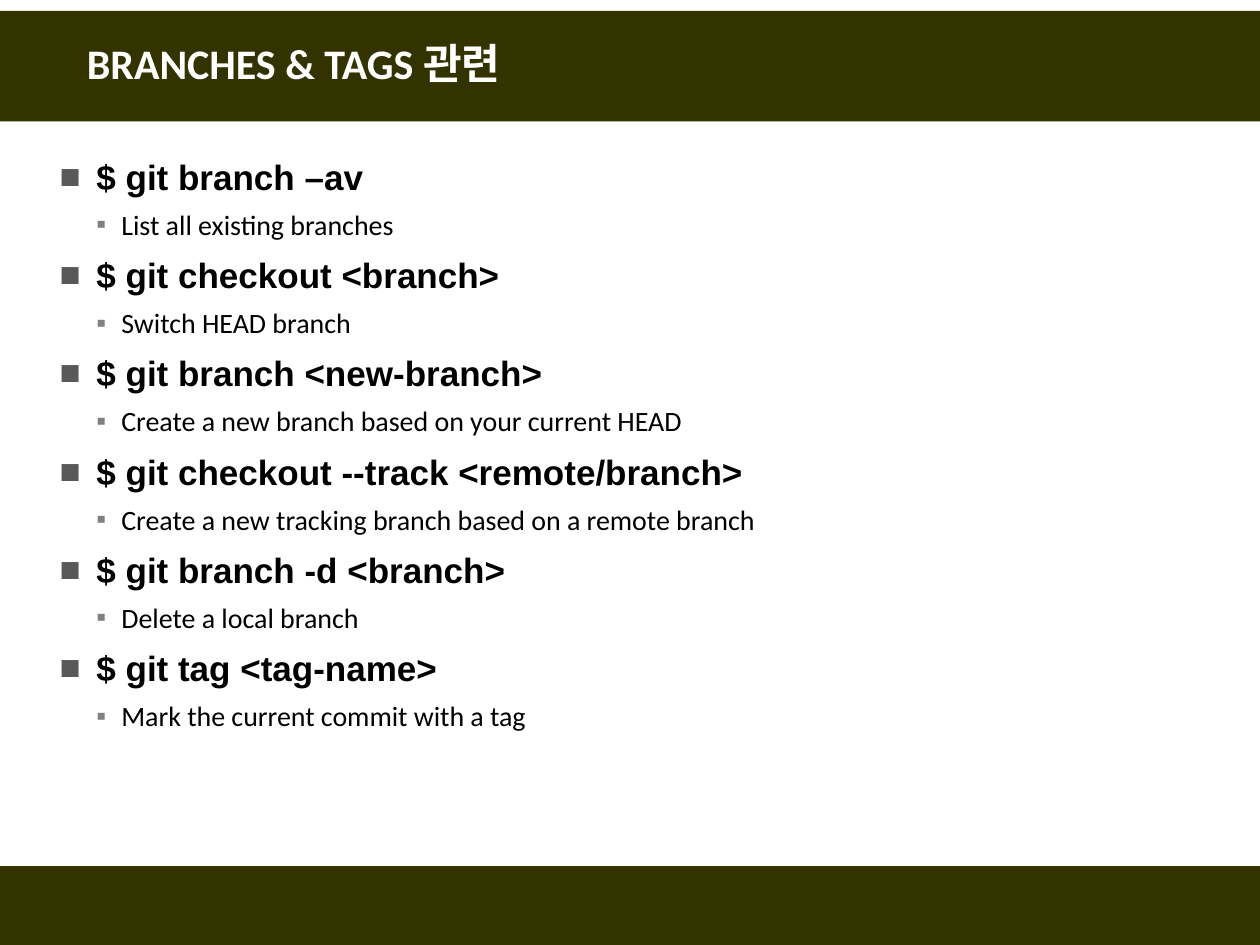
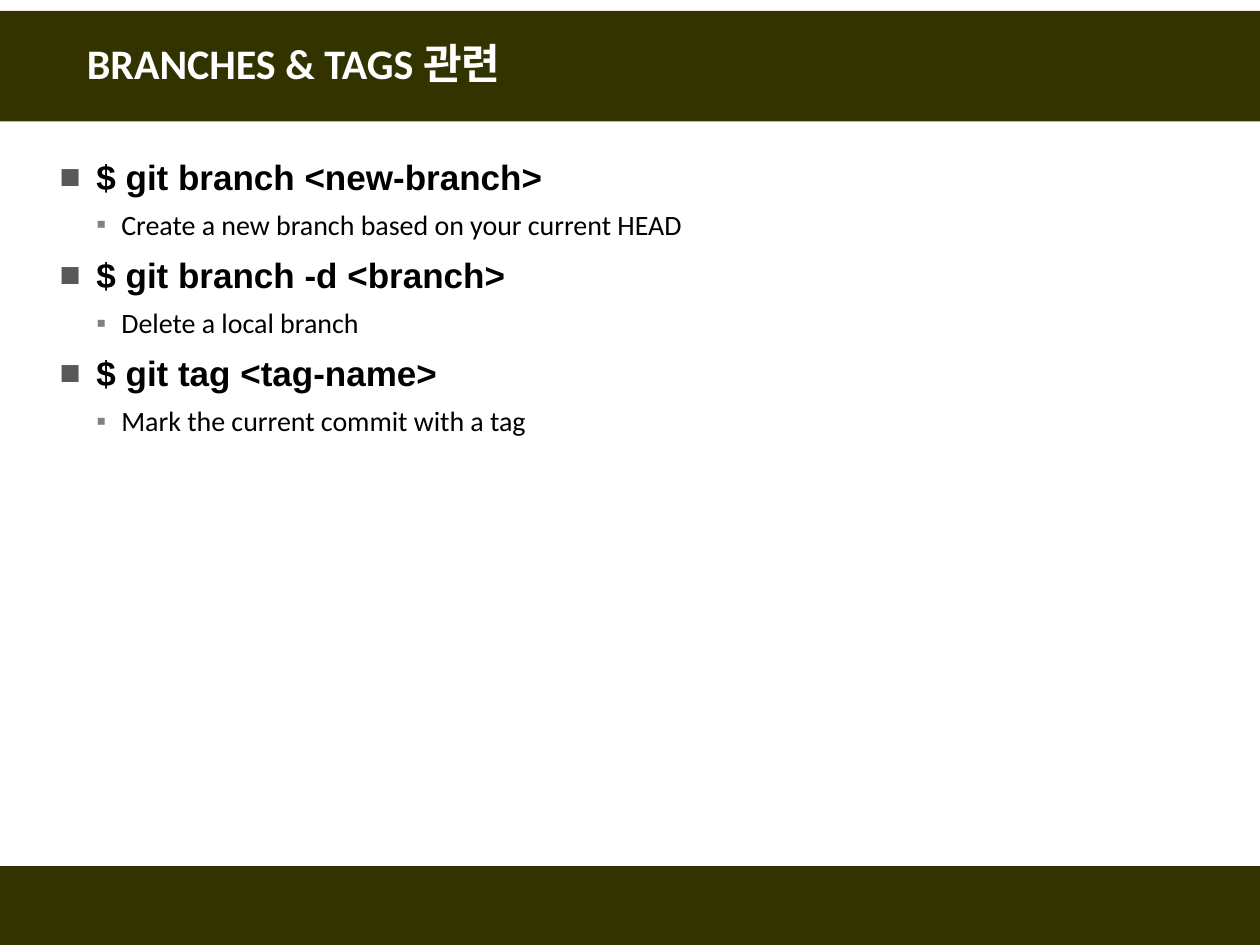
Before and after one commit to fasthill/github-lecture, a slide deck: slide 7 of git및github첫걸음11-명령어모음.pptx (slide 6 before the commit). Drawn at 1260x945 pixels with LibreOffice and Linux fonts; fonts in the diff are those of the drawing. Boxes give left, top, right and bottom in pixels: in the first picture for what was removed or moved away, otherwise in the second. Text is boxed around its words. In the diff, an @@ line names an element or a change of style, - is before the commit and + after.

```diff
--- a/git및github첫걸음11-명령어모음.pptx
+++ b/git및github첫걸음11-명령어모음.pptx
@@ text at <box>121,164,500,334</box>: paragraphs removed @@
-■ $ git branch –av
-  ▪ List all existing branches
-■ $ git checkout <branch>
-  ▪ Switch HEAD branch
@@ text at <box>121,459,754,535</box>: paragraphs removed @@
-■ $ git checkout --track <remote/branch>
-  ▪ Create a new tracking branch based on a remote branch
```
Also in this commit, not shown: 1 slide added.
